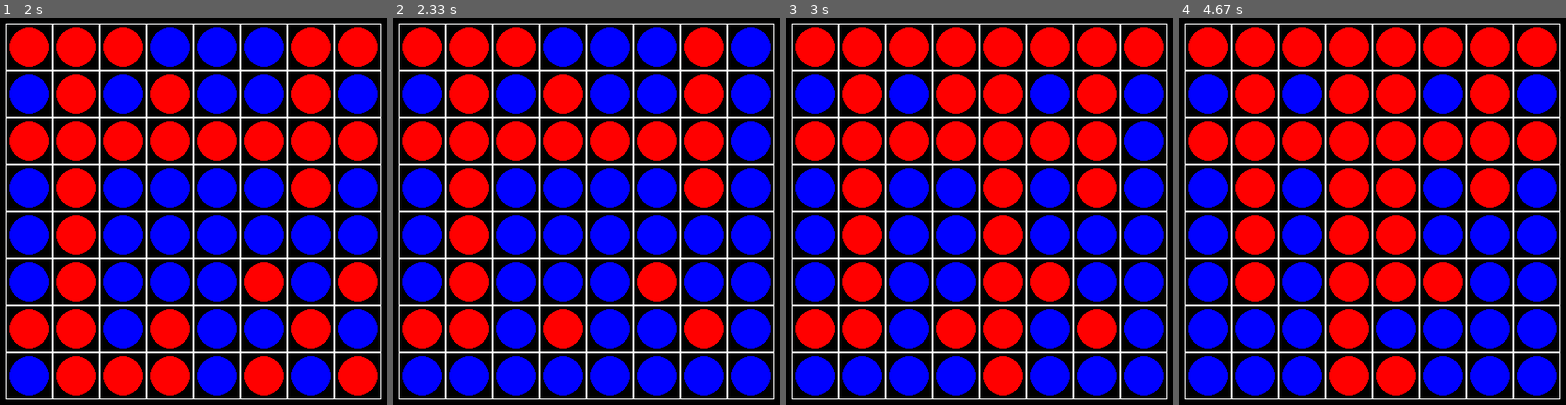
Above: before the commit, frames 1-4 (left to right).
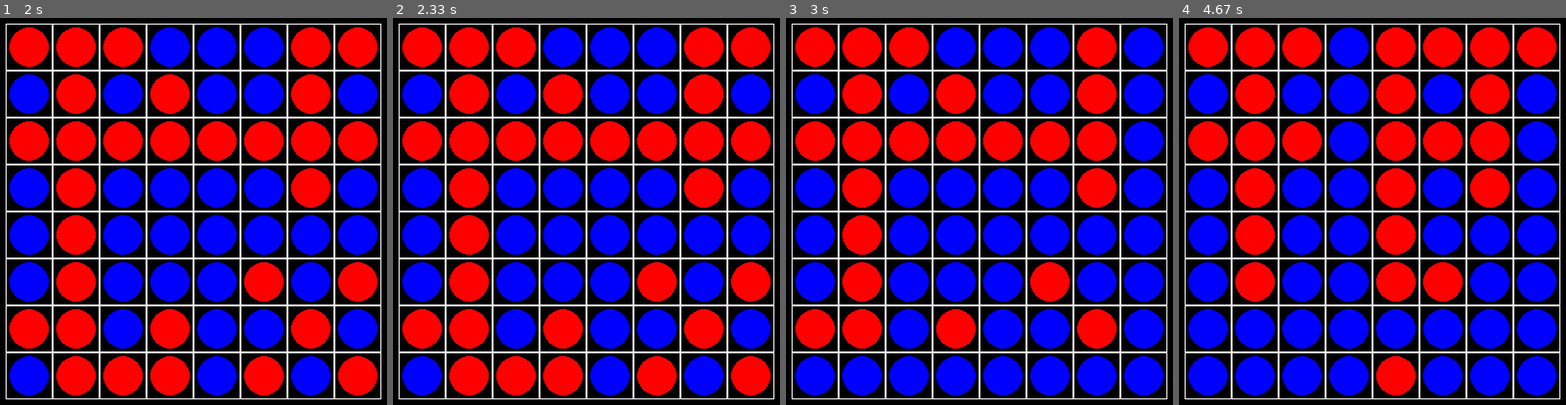
Above: after the commit, the same moments.

Repository: MartsinovichDanya/PyGame
Game: pygame game, started from reversi.py
Two runs of this game, one before a commit and one after it. Both use one fixed random seed, a clock stepped at 60 frames per second and the inputs below.
Inputs (mouse positions are in pixels of both pictures, inside the frame that each line leads up to):
- Up to frame 1 (2 s): click (201, 219) at 0.38 s; click (205, 250) at 0.82 s; move the mouse to (58, 149) at 1.1 s; click (58, 149) at 1.35 s; move the mouse to (375, 385) at 1.73 s
- Up to frame 2 (2.33 s): click (768, 385) at 2.05 s
- Up to frame 3 (3 s): move the mouse to (998, 64) at 2.5 s; click (998, 64) at 2.85 s
- Up to frame 4 (4.67 s): move the mouse to (1360, 343) at 3.33 s; click (1360, 343) at 3.7 s; move the mouse to (1364, 141) at 4.2 s; click (1364, 141) at 4.58 s

Frame 1 is identical in both runs. In frame 2, 6.4% of the frame differs, in the area x 14-98%, y 2-98%; in frame 3, 8.0%, in the area x 38-98%, y 2-98%; in frame 4, 7.2%.

Commit message:
reversi dorabotka

Diff:
--- a/reversi.py
+++ b/reversi.py
@@ -61,15 +61,13 @@
                         self.cell_size,
                         self.cell_size)
                 if self.board[i][j] == 0:
-                    pygame.draw.circle(screen, (0, 0, 255),
-                                       (rect[0] + self.cell_size // 2,
-                                        rect[1] + self.cell_size // 2),
-                                       self.cell_size // 2 - 4)
+                    color = (0, 0, 255)
                 else:
-                    pygame.draw.circle(screen, (255, 0, 0),
-                                       (rect[0] + self.cell_size // 2,
-                                        rect[1] + self.cell_size // 2),
-                                       self.cell_size // 2 - 4)
+                    color = (255, 0, 0)
+                pygame.draw.circle(screen, color,
+                                   (rect[0] + self.cell_size // 2,
+                                    rect[1] + self.cell_size // 2),
+                                   self.cell_size // 2 - 4)
                 pygame.draw.rect(screen, (255, 255, 255), rect, 1)
 
 
@@ -78,13 +76,13 @@
 screen = pygame.display.set_mode(size)
 board = Board(8, 8)
 board.set_view(40, 40, 50)
-running = True
-while running:
-    for event in pygame.event.get():
-        if event.type == pygame.QUIT:
-            running = False
-        if event.type == pygame.MOUSEBUTTONDOWN:
-            board.get_click(event.pos)
+while True:
+    event = pygame.event.wait()
+    if event.type == pygame.MOUSEBUTTONDOWN:
+        board.get_click(pygame.event.wait().pos)
+    elif event.type == pygame.QUIT:
+        break
     screen.fill((0, 0, 0))
     board.render()
     pygame.display.flip()
+pygame.quit()
